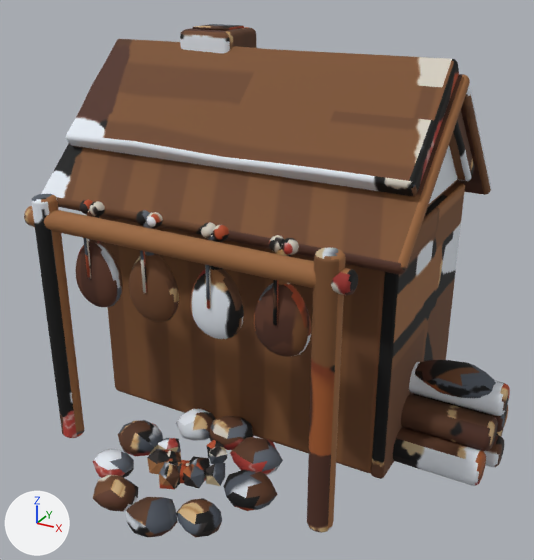
The glTF model game/assets3d/props/station_smokehouse.glb: old version first, new version second.
Camera for both pictures: a camera (50 mm lens) standing at (2.08, -3.56, 2.75) and looking at (0.19, -0.13, 1.03). Every picture has the same lights, and +X, +Y and +Z are marked at lower left. The picture after the commit comes second. Vertices at exactly the same position are counted once.

The scene before the commit, as lines of its bpy script (objects in view):
```python
me_bar = bpy.data.meshes.new('bar')
me_bar.from_pydata(...)  # 5224 vertices, 10204 faces; spans x -1.12..1.57, y -0.54..1.93, z -1.49..0.94
me_bar.materials.append(mat_station_smokehouse_baked)  # picture img_station_smokehouse_col
ob_bar = bpy.data.objects.new('bar', me_bar)
ob_bar.location = (0.0, -0.75, 1.42)
```
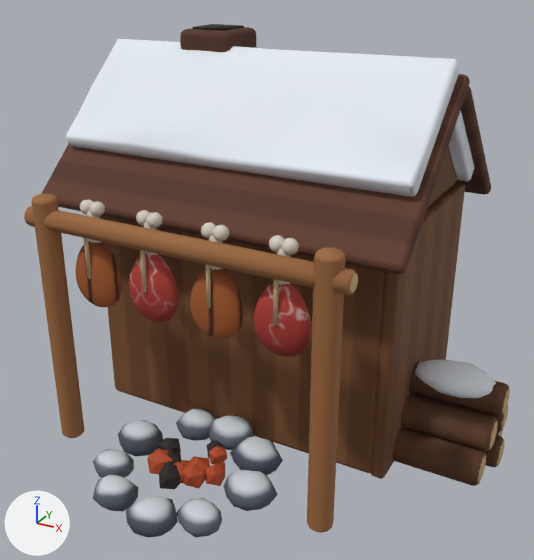
Boxes (x1, y1, x2, y2) around the edits, measured in the pictures (534 x 560 px):
part 1 of me_bar, reshaped: before (24, 39, 491, 479); after (35, 39, 491, 474)
part 2 of me_bar, reshaped: (478, 388, 510, 484) in both
part 3 of me_bar, surface changed: (32, 27, 507, 538) in both

Edits to the bpy script that builds the scene:
```text
Change me_bar:
    used by ob_bar; location = (0.0, -0.75, 1.42)
    remove me_bar.from_pydata(...)  # 5224 vertices, 10204 faces; spans x -1.12..1.57, y -0.54..1.93, z -1.49..0.94
    add me_bar.from_pydata(...)  # 3693 vertices, 7142 faces; spans x -1.13..1.57, y -0.54..1.93, z -1.49..0.94
    me_bar part 1: 95 vertices moved within x -1.11..1.11, y 0.01..1.69, z -1.37..0.78; 1834 vertices removed from x -1.12..1.12, y -0.06..1.93, z -1.42..0.85; 382 vertices added at x -1.13..1.13, y -0.04..1.93, z -1.42..0.85
    me_bar part 2: 2 vertices moved from x 1.51..1.57, y 0.7..1.0, z -1.37..-1.29 to x 1.51..1.57, y 0.69..1.01, z -1.36..-1.31; 77 vertices removed from x 1.51..1.57, y 0.68..1.21, z -1.39..-0.91; 34 vertices added at x 1.51..1.57, y 0.68..1.21, z -1.38..-0.91
    me_bar part 3: 2287 kept faces spanning x -1.12..1.57, y -0.54..1.93, z -1.49..0.94 get new texture (UV) coordinates
    other edits to the shape of me_bar do not show in these pictures
```
